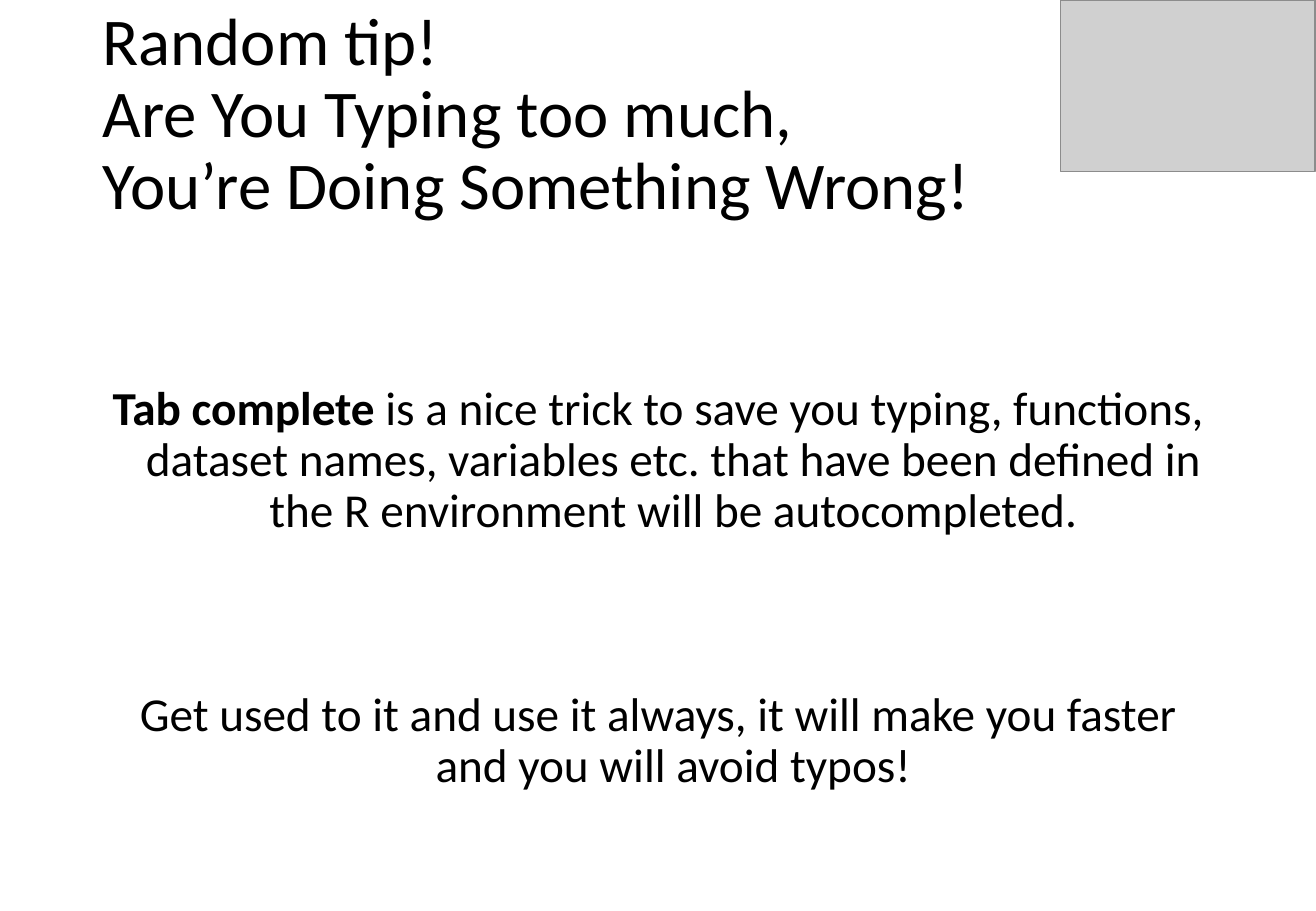
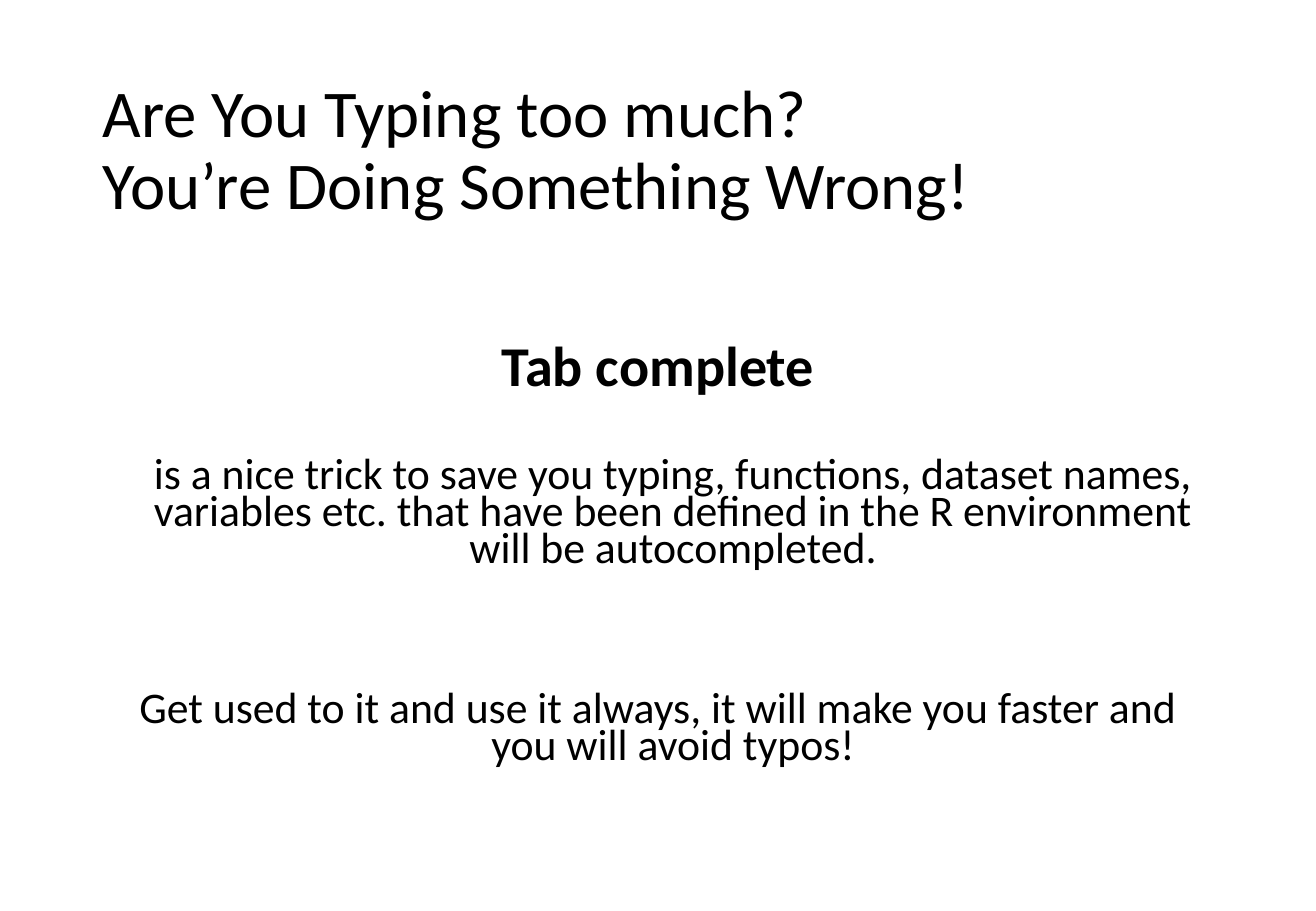
Before and after one commit to ramsyagha/tutorials, a slide deck: slide 5 of Lectures/1_Introduction to R.pptx (slide 12 before the commit). Drawn at 1316x911 pixels with LibreOffice and Linux fonts; fonts in the diff are those of the drawing; grey boxes stand for pictures. Boxes give left, top, right and bottom in pixels: in the first picture for what was removed or moved away, otherwise in the second. Text is boxed around its words. In the diff, an @@ line names an element or a change of style, - is before the commit and + after.

```diff
--- a/Lectures/1_Introduction to R.pptx
+++ b/Lectures/1_Introduction to R.pptx
@@ picture removed at (1061,0,1316,171) @@
@@ title at (103,90,969,221): text changed @@
-Random tip!
-Are You Typing too much,
-You’re Doing Something Wrong!
+Are You Typing too much?
+You’re Doing Something Wrong!
@@ text "Tab complete": place and size @@
-text "Tab complete" at (113,392,1203,790)
+text "Tab complete" at (139,346,1191,767)
@@ text at (154,346,1191,570): text changed; size 28 to 25.9 pt @@
-Tab complete is a nice trick to save you typing, functions, dataset names, variables etc. that have been defined in the R environment will be autocompleted.
+Tab complete
+is a nice trick to save you typing, functions, dataset names, variables etc. that have been defined in the R environment will be autocompleted.
@@ text at (139,692,1176,767): size 28 to 25.9 pt in "Get used to it and use it ..."; line spacing 0.9 to 0.7 @@
```
Also in this commit, not shown: 25 other slides changed, 15 slides added, 1 slide removed.
